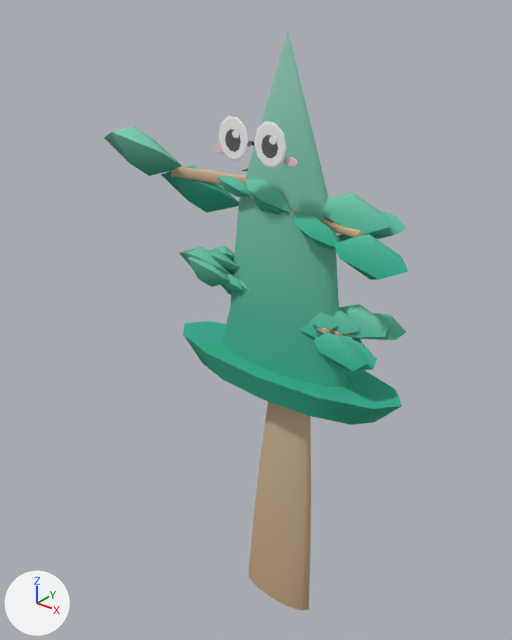
What one commit did to the glTF model web-forest/public/model/species/gnetum-gnemon.glb.
Before and after are seen from a camera (50 mm lens) standing at (0.775, -0.961, 1.274) and looking at (-0.016, 0.027, 0.662). Every picture has the same lights, and +X, +Y and +Z are marked at lower left. The picture after the commit comes second. Vertices at exactly the same position are counted once.

Objects in the first picture: 'p10', 'p12', 'p26', 'p27', 'p29', 'trunk' and 11 more.
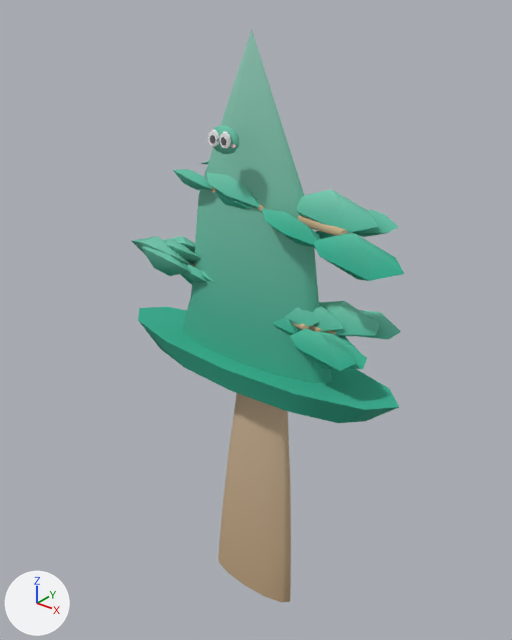
ob_body is not drawn itself; it is the parent of ob_trunk, ob_p0, ob_p1, ob_p2, ob_p3, ob_p5, ob_p6, ob_p7.

Location of each change, [x1, y1, x2, y2] in pixels of the pictures (512 x 640 px; the box of a moved part takes in the faces that stretch with it):
'trunk', reshaped, moved, rescaled (19% wider)
    before: [183, 32, 402, 610]
    after: [138, 29, 399, 602]
'p26', moved, rescaled (25% wider)
    before: [322, 192, 408, 280]
    after: [296, 190, 404, 281]
'p29', reshaped, moved, rescaled (not visible afterwards)
    before: [104, 126, 247, 213]
'p27', moved, rescaled (20% wider)
    before: [246, 179, 340, 250]
    after: [207, 173, 320, 247]
'p12', moved, rescaled (22% wider, 7% taller)
    before: [309, 312, 368, 372]
    after: [285, 307, 357, 371]
'p10', moved, rescaled (19% wider)
    before: [316, 304, 389, 371]
    after: [293, 301, 380, 369]
'p18', moved, rescaled (14% wider)
    before: [187, 257, 230, 287]
    after: [141, 246, 190, 276]
'p28', moved, rescaled (18% wider)
    before: [217, 176, 282, 214]
    after: [173, 169, 250, 209]
'p11', moved, rescaled (21% wider, 8% taller)
    before: [329, 309, 366, 359]
    after: [309, 305, 354, 359]
'p19', moved, rescaled (15% wider)
    before: [179, 247, 233, 295]
    after: [132, 236, 194, 284]
'p25', moved, rescaled (18% wider)
    before: [335, 212, 406, 252]
    after: [314, 210, 398, 249]
'p9', moved, rescaled
    before: [325, 313, 406, 362]
    after: [305, 310, 401, 358]
'p20', moved, rescaled (16% wider)
    before: [209, 249, 240, 274]
    after: [165, 239, 201, 264]
'p13', moved, rescaled (mostly hidden)
    before: [298, 323, 321, 339]
    after: [271, 318, 298, 334]
'p17', moved, rescaled (mostly hidden)
    before: [223, 274, 244, 292]
    after: [183, 264, 207, 282]
'p21', moved, rescaled (mostly hidden)
    before: [208, 246, 235, 262]
    after: [164, 236, 195, 252]
'p16', moved, rescaled (mostly hidden)
    before: [239, 280, 251, 292]
    after: [200, 270, 215, 283]
'p31', moved, rescaled (mostly hidden)
    before: [241, 168, 248, 171]
    after: [200, 161, 209, 164]
part 1 of me_mesh_0, moved or reshaped
    before: [214, 116, 298, 166]
    after: [208, 125, 239, 149]
part 2 of me_mesh_0, recoloured
    before: [215, 121, 298, 168]
    after: [212, 127, 238, 154]
part 3 of me_mesh_29, deleted (green)
    before: [104, 126, 239, 213]
part 4 of me_mesh_29, built on (beige)
    before: [171, 167, 247, 185]

The edits, one by one:
me_mesh_0 is used by ob_trunk; parent ob_body; location (0.0, 0.0, 0.0).
me_mesh_0 had 338 vertices, 632 faces and spanned x -0.187..0.187, y -0.227..0.187, z 0.0..1.0.
me_mesh_0 now has 380 vertices, 712 faces and spans x -0.187..0.187, y -0.191..0.187, z 0.0..1.0.
Part 1, on me_mesh_0:
30 vertices are removed from x -0.052..0.059, y -0.218..-0.195, z 0.849..0.895.
194 faces are deleted.
146 vertices move from x -0.062..0.062, y -0.218..-0.195, z 0.839..0.897 to x -0.017..0.017, y -0.187..-0.127, z 0.842..0.878.
28 vertices are added at x -0.007..0.017, y -0.187..-0.136, z 0.855..0.882.
194 new faces join them.
me_mesh_0 part 2: 84 kept faces spanning x -0.017..0.017, y -0.187..-0.127, z 0.842..0.878 get new vertex colours.
Other edits to the shape of me_mesh_0 do not show in these pictures.
me_mesh_29 is used by ob_p29; parent ob_body; location (0.0, 0.0, 0.788); rotation (0.0, -0.00245, 0.0), in degrees (0, -0.1, 0).
me_mesh_29 had 39 vertices, 68 faces and spanned x -0.282..0.004, y -0.223..0.088, z -0.069..0.069.
me_mesh_29 now has 10 vertices, 16 faces and spans x -0.009..0.039, y 0.0..0.08, z -0.027..0.0.
me_mesh_29 part 3: the loose piece of 19 vertices spanning x -0.282..-0.072, y -0.223..0.088, z -0.069..0.069 is deleted.
Part 4, on me_mesh_29:
19 vertices are removed from x -0.18..0.004, y -0.076..0.01, z -0.011..0.011.
36 faces are deleted.
9 vertices are added at x -0.009..0.039, y 0.02..0.08, z -0.027..-0.005.
16 new faces join them.
Object 'body' (ob_body) moves from (0.0626, 0.00868, 0.0) to (-0.00443, 0.00107, 0.0).
Object 'body' (ob_body) is rescaled from (1.39, 0.434, 1.2) to (1.74, 0.475, 1.2).
Object 'p29' (ob_p29) moves from (0.0, 0.0, 0.788) to (0.0, 0.0, 0.801).
